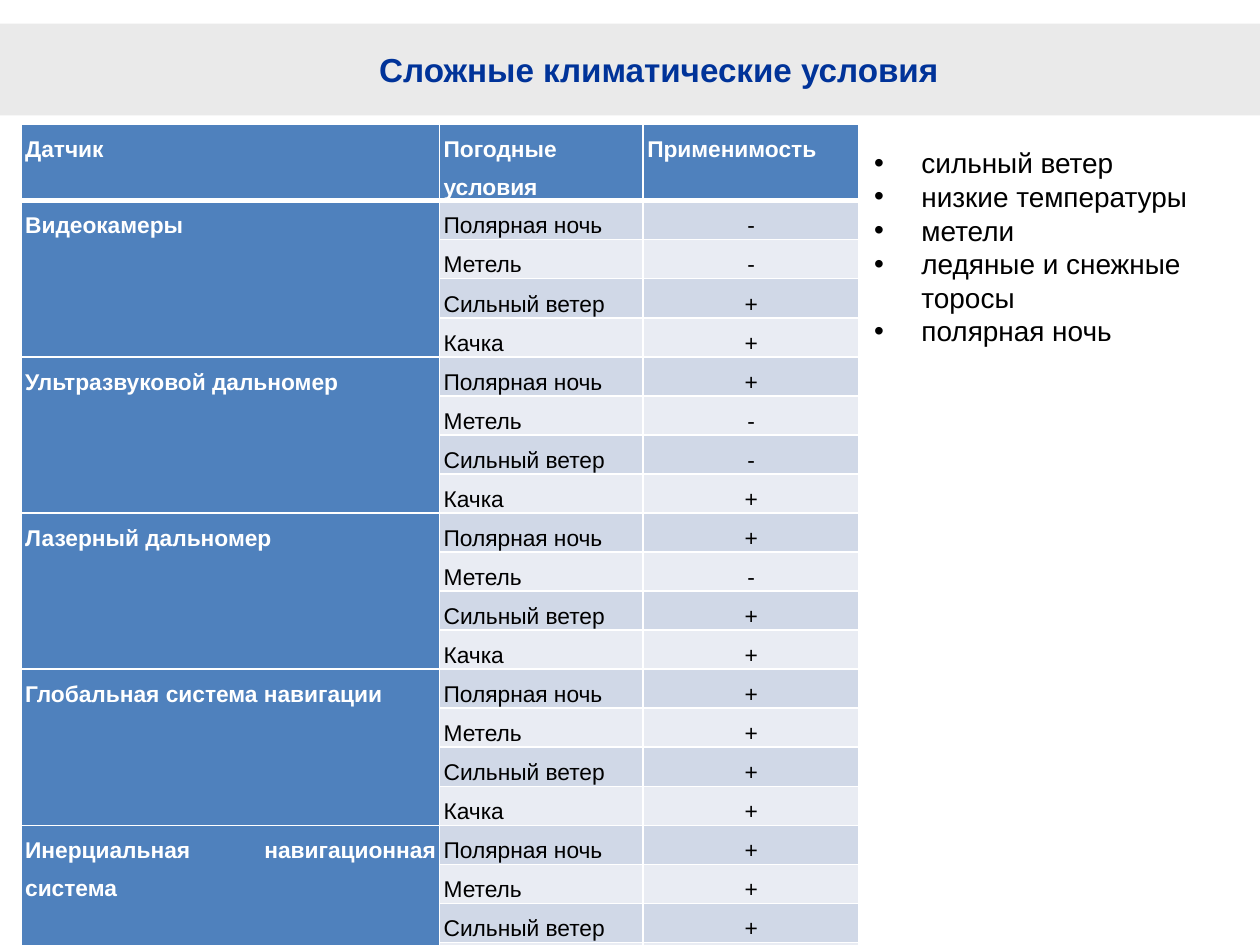
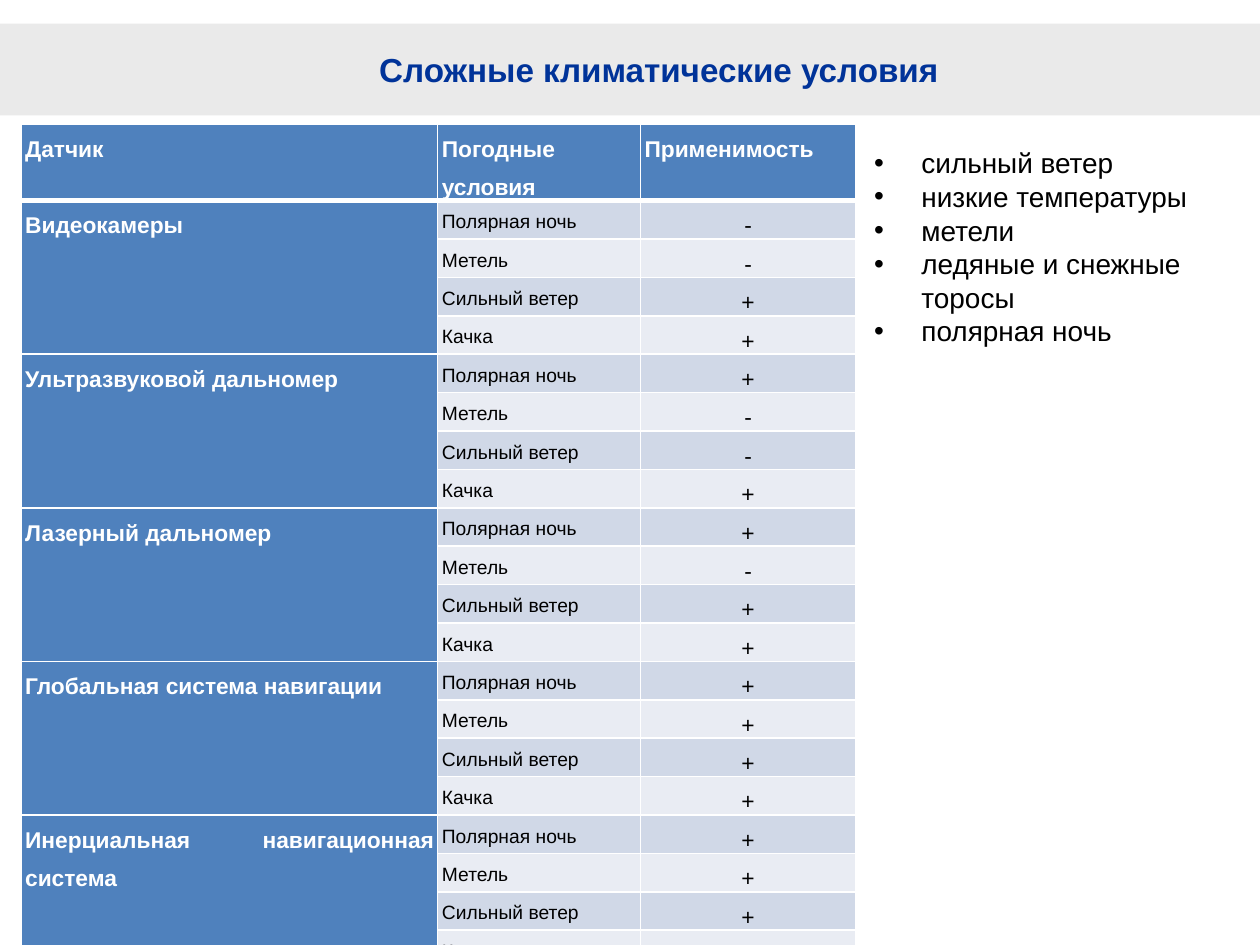
Before and after one commit to hellraptor/RescueRobots, a slide deck: slide 3 of RescueRobotsForNN.pptx (slide 4 before the commit). Drawn at 1260x945 pixels with LibreOffice and Linux fonts; fonts in the diff are those of the drawing; background and template pictures are left out. Boxes give left, top, right and bottom in pixels: in the first picture for what was removed or moved away, otherwise in the second. Text is boxed around its words. In the diff, an @@ line names an element or a change of style, - is before the commit and + after.

```diff
--- a/RescueRobotsForNN.pptx
+++ b/RescueRobotsForNN.pptx
@@ table at box(21, 125, 857, 931) @@
@@ size 13 to 11 pt in "Полярная ночь", "Метель", "Сильный ветер", "Качка" and 16 more places @@
@@ table: place and size @@
-table at box(21, 125, 861, 945)
+table at box(21, 125, 857, 931)
```
Also in this commit, not shown: 2 slides added, 2 slides removed, 1 other file.
